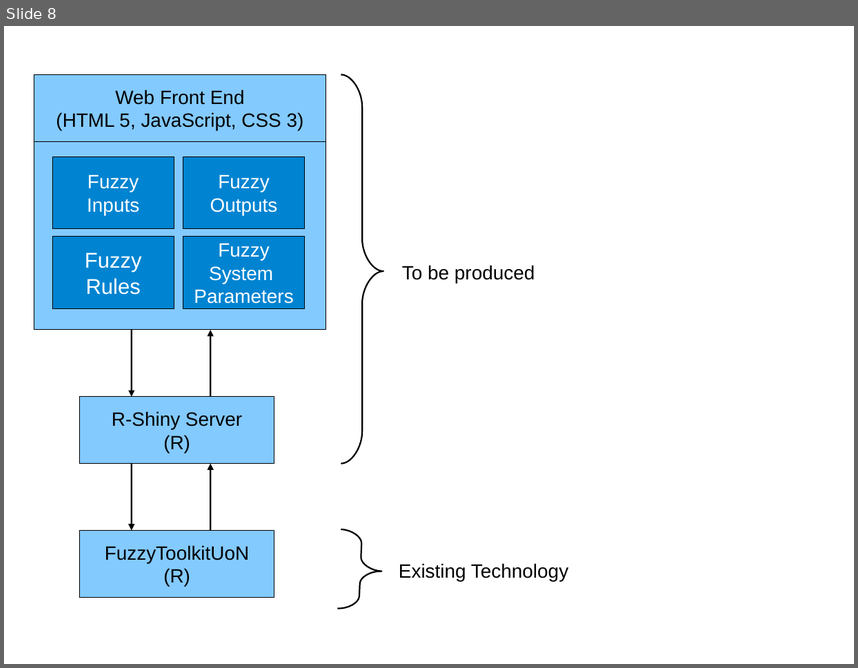
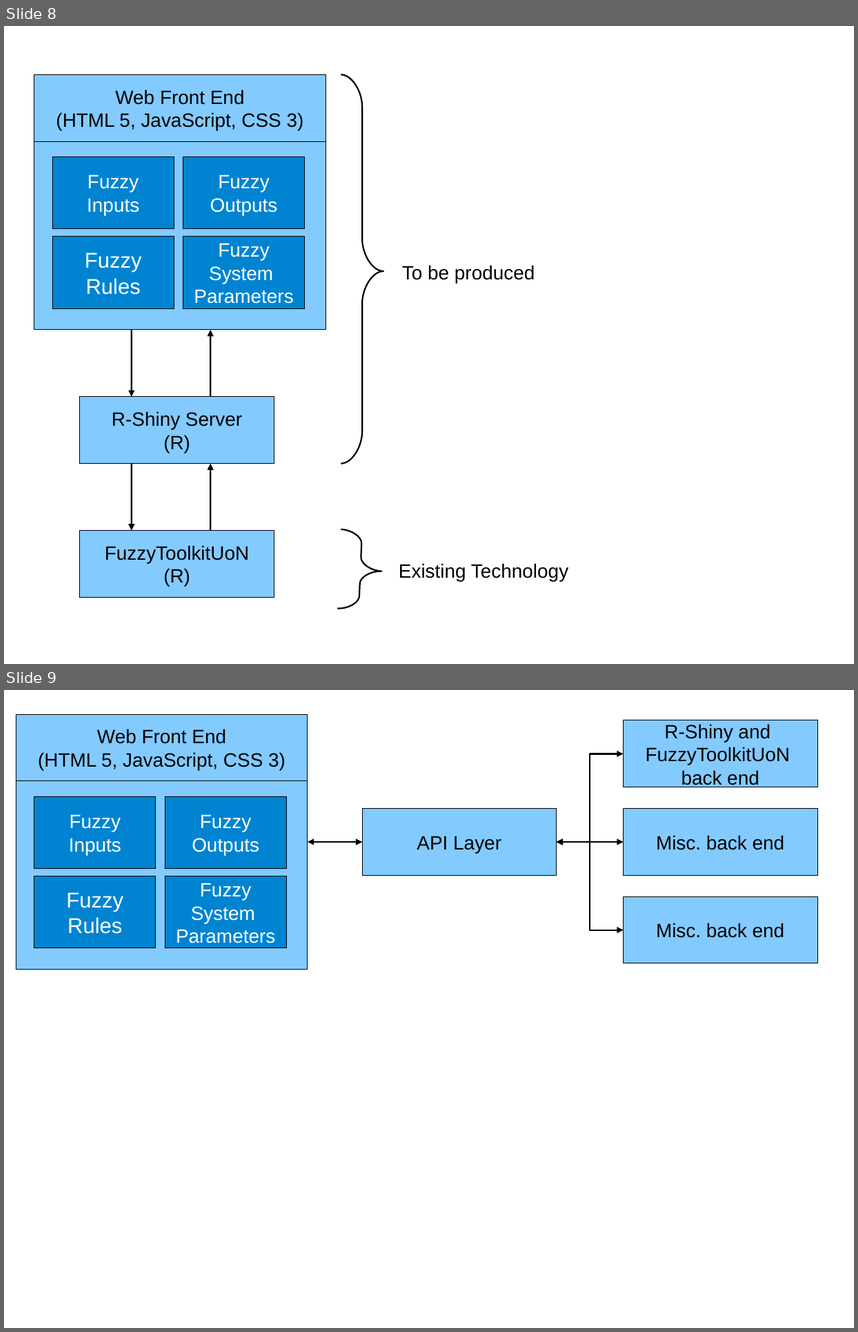
Before and after one commit to nargarawr/ids-github, a slide deck: Documentation/images/designs.odp. Shown one above the other, each under a label of ours: slide 8 before the commit, slides 8 and 9 after it. The pictures are 858x668 and 858x1332 pixels, drawn with LibreOffice and Linux fonts; fonts in the diff are those of the drawing. Boxes give left, top, right and bottom in pixels: in the first picture for what was removed or moved away, otherwise in the second. Text is boxed around its words. In the diff, an @@ line names an element or a change of style, - is before the commit and + after.

```diff
--- a/Documentation/images/designs.odp
+++ b/Documentation/images/designs.odp
@@ slide 9 added at (4,690,854,1328), background #FFFFFF @@
@@ rectangle added at (16,714,308,781), fill #83CAFF, outline #000000 0 pt, 18 pt, text #000000 @@
+Web Front End
+(HTML 5, JavaScript, CSS 3)
@@ rectangle added at (52,714,308,969), fill #729FCF, outline #3465AF 0 pt @@
@@ rectangle added at (624,720,818,787), fill #83CAFF, outline #000000 0 pt, 18 pt, text #000000 @@
+R-Shiny and
+FuzzyToolkitUoN
+back end
@@ elbow double arrow added from (624, 754) to (557, 842), #000000 1.42 pt @@
@@ rectangle added at (16,781,308,969), fill #83CAFF, outline #000000 0 pt @@
@@ rectangle added at (34,796,155,868), fill #0084D1, outline #000000 0 pt, 18 pt, text #FFFFFF @@
+Fuzzy
+Inputs
@@ rectangle added at (165,796,286,868), fill #0084D1, outline #000000 0 pt, 18 pt, text #FFFFFF @@
+Fuzzy
+Outputs
@@ rectangle added at (363,809,557,876), fill #83CAFF, outline #000000 0 pt, 18 pt, text #000000 @@
+API Layer
@@ rectangle added at (624,809,818,876), fill #83CAFF, outline #000000 0 pt, 18 pt, text #000000 @@
+Misc. back end
@@ elbow double arrow added from (363, 842) to (308, 842), #000000 1.42 pt @@
@@ elbow double arrow added from (557, 842) to (624, 842), #000000 1.42 pt @@
@@ elbow double arrow added from (557, 842) to (624, 930), #000000 1.42 pt @@
@@ rectangle added at (34,876,155,947), fill #0084D1, outline #000000 0 pt, 20 pt, text #FFFFFF @@
+Fuzzy
+Rules
@@ rectangle added at (165,876,286,947), fill #0084D1, outline #000000 0 pt, 18 pt, text #FFFFFF @@
+Fuzzy
+System
+Parameters
@@ rectangle added at (624,897,818,964), fill #83CAFF, outline #000000 0 pt, 18 pt, text #000000 @@
+Misc. back end
```
Also in this commit, not shown: 23 other files.
